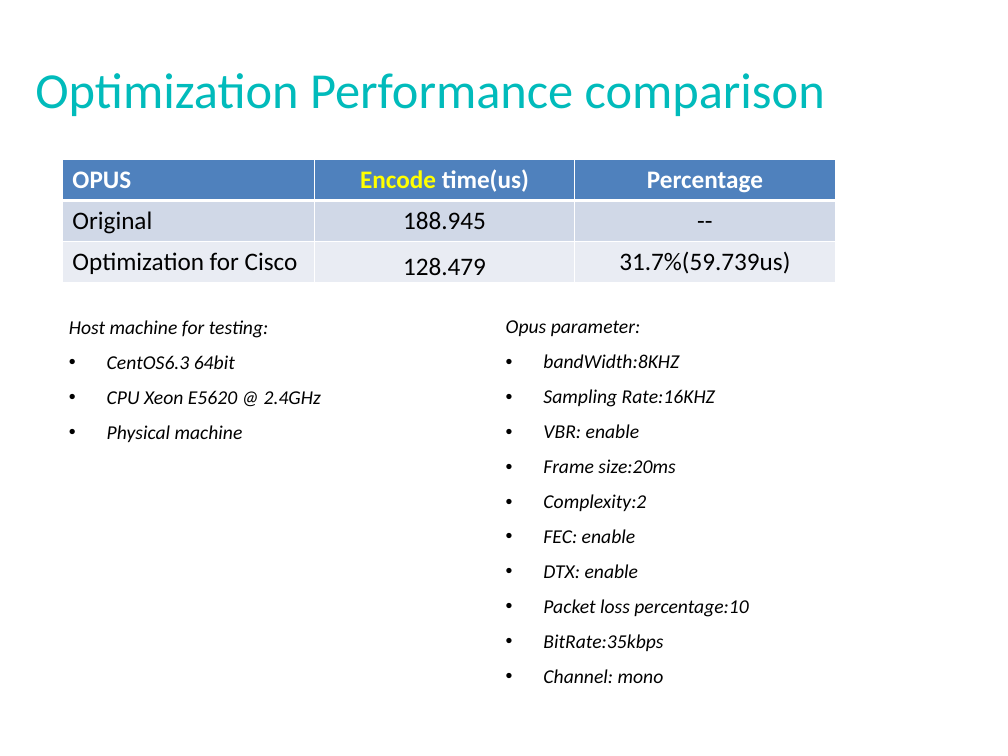
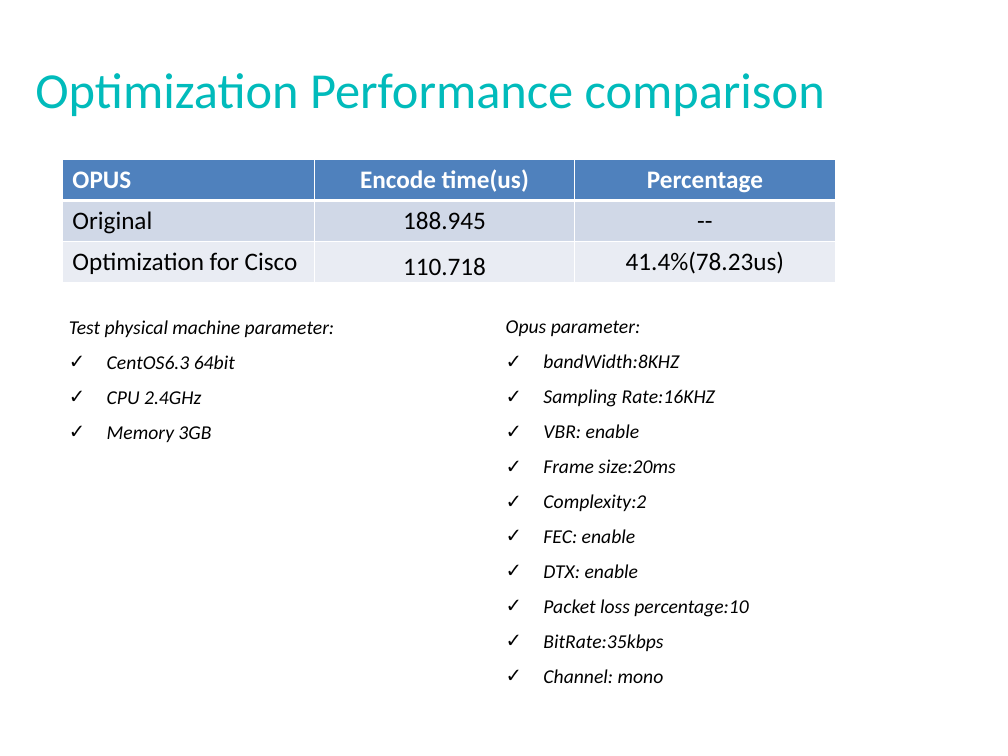
Before and after one commit to cisco/opus, a slide deck: slide 4 of cisco-opus-optimization.pptx. Drawn at 1008x756 pixels with LibreOffice and Linux fonts; fonts in the diff are those of the drawing. Boxes give left, top, right and bottom in pixels: in the first picture for what was removed or moved away, otherwise in the second. Text is boxed around its words. In the diff, an @@ line names an element or a change of style, - is before the commit and + after.

Commit message:
update x86 optimization doc

```diff
--- a/cisco-opus-optimization.pptx
+++ b/cisco-opus-optimization.pptx
@@ table at (62, 159, 835, 282) @@
-row 3, column 2: 128.479
+row 3, column 2: 110.718
-row 3, column 3: 31.7%(59.739us)
+row 3, column 3: 41.4%(78.23us)
@@ text colour #FFFF00 to #FFFFFF in "Encode" @@
@@ text at (69, 320, 335, 337): text changed @@
-Host machine for testing:
+Test physical machine parameter:
@@ text at (107, 391, 211, 442): text changed @@
-• CPU Xeon E5620 @ 2.4GHz
-• Physical machine
+✓ CPU 2.4GHz
+✓ Memory 3GB
```
Also in this commit, not shown: 7 other slides changed, 2 slides added, 1 slide removed.
